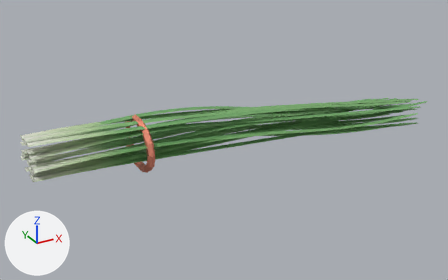
The glTF model assets/ingredients/chive.glb, before and after one commit.
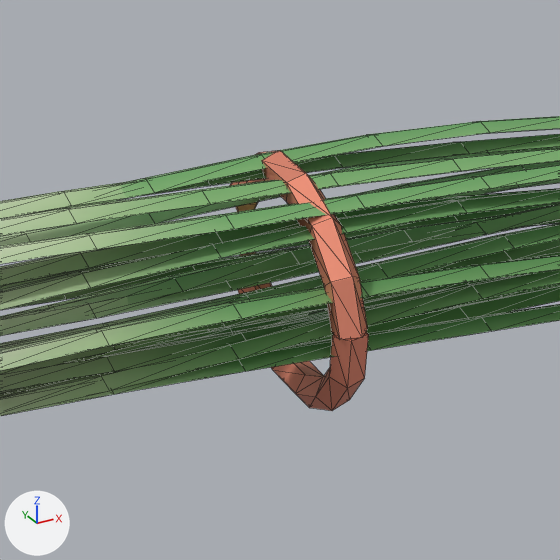
There are two pictures of each version: one whole from a 50 mm lens placed at (-1.495, -2.375, 1.234), pointed at (-0.166, 0.041, 0.026), one close up on the part from 16% to 44% of the width and 29% to 74% of the height. The lights are fixed; the arrows at lower left show +X, +Y and +Z. The older version's two pictures come first. The close-ups show mesh edges as thin lines. Where no turn or scale is listed for an object, it has been applied to the vertices. Vertices at exactly the same position are counted once.

Objects in the first close-up: 'chive.001'.
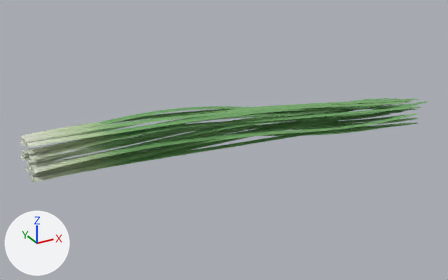
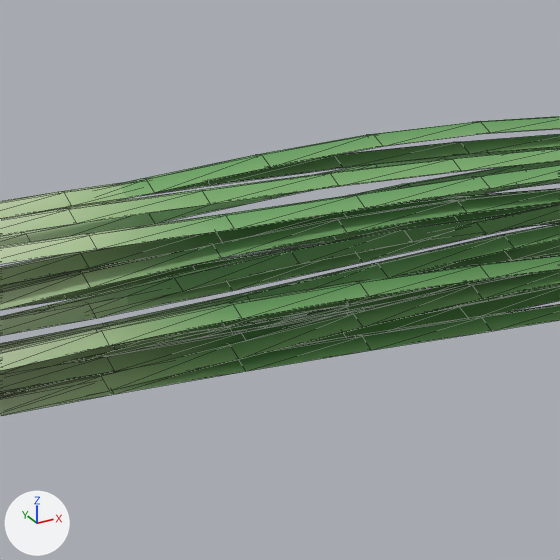
The change, as a list of edits to the scene's bpy script:
```text
Change me_mesh_0:
    used by ob_chive_001; location = (0.0, 0.0, 0.0)
    remove me_mesh_0.from_pydata(...)  # 1892 vertices, 3676 faces; spans x -1.1..1.1, y -0.17..0.14, z -0.07..0.25
    add me_mesh_0.from_pydata(...)  # 1820 vertices, 3536 faces; spans x -1.1..1.1, y -0.17..0.14, z -0.07..0.25
    me_mesh_0 part 1: the loose piece of 72 vertices spanning x -0.63..-0.6, y -0.16..0.14, z 0.0..0.24 is deleted
```

Location of each change, (x1, y1, x2, y2) in pixels of the close-ups (560 x 560 px):
part 1 of me_mesh_0, deleted (orange): before (230, 151, 369, 411)
